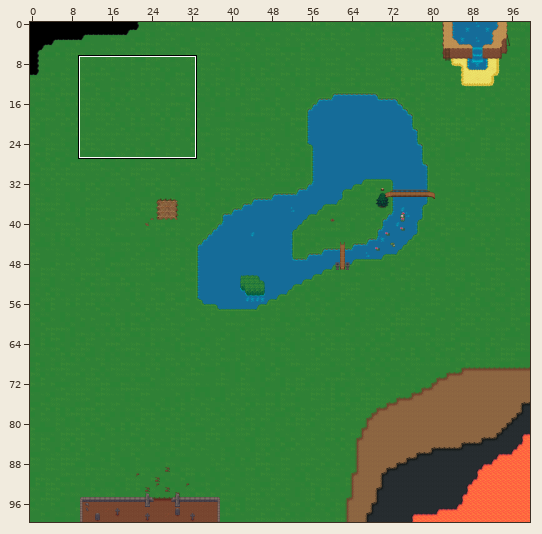
Tiled map -- resources/tmap3/tileData.tmx. Above: a wide view before the commit, with the close-up outlined.
Close-up. As it was:
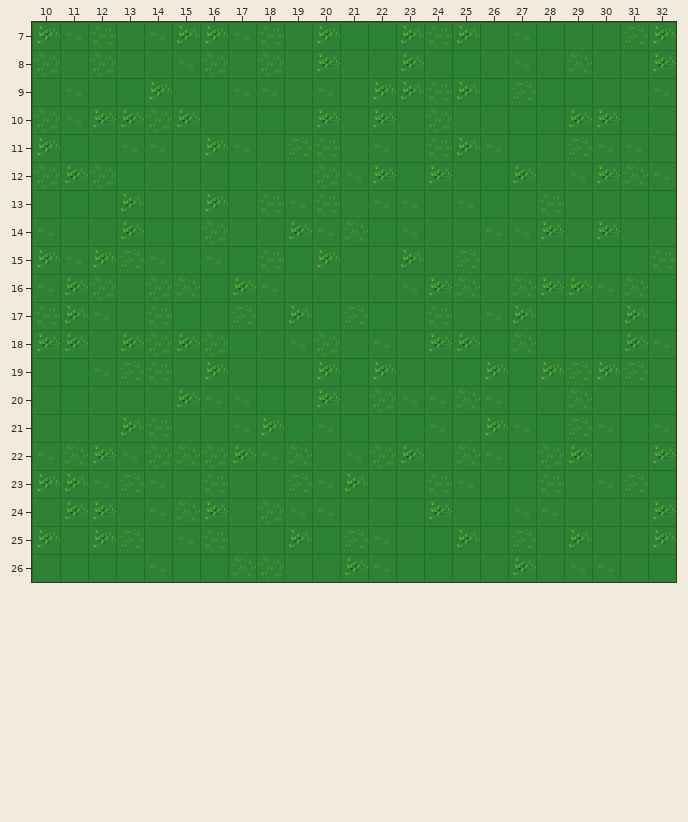
Cells are 32x32 px. Shown: x 10..32, y 7..26.
The same view after the edit:
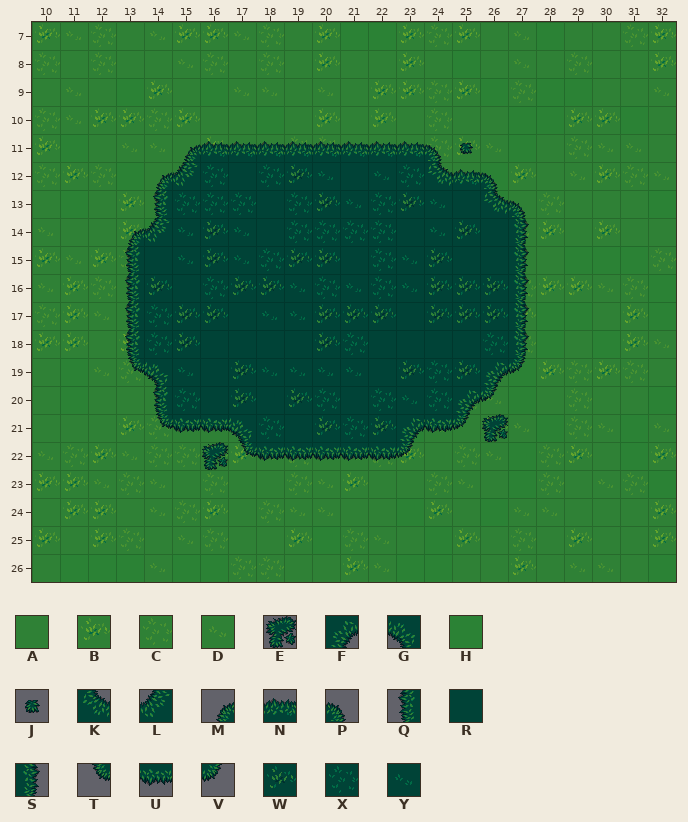
Key: from "atlas": A 118, B 181, C 182, D 183, E 774, F 775, G 776, H 800, J 806, K 807, L 808, M 838, N 839, P 840, Q 870, R 871, S 872, T 902, U 903, V 904, W 934, X 935, Y 936.
_ is an empty cell.
Tiles replaced or removed in this view: A, B, C, D, H.
From the commit log: Started working on animated terrain
Difference:
Changed rows in their new state; . is an unchanged cell.
Layer "Terrain":
first column x 14:
12 ..XRXWYRYX...
13 .XXXRXWYXWYR.
14 .YWYRXXXXRYWR
15 RYWYXWWRXYWRR
16 WRXWWYXYXYWWW
17 XWWRYYWWWRWWW
18 XWRRRRWXRRRRX
19 .YRWYYYYRWXW.
20 .XRWRWXRXYX..
21 ....XRWXW....
Layer "Terrain Details":
first column x 13:
11 ..MNNNNNNNNPJ..
12 .ML........KNP.
13 .Q...........KP
14 ML............S
15 Q.............S
16 Q.............S
17 Q.............S
18 Q.............S
19 TG...........FV
20 .Q..........FV.
21 .TUUG.....FUVE.
22 ...ETUUUUUV....
